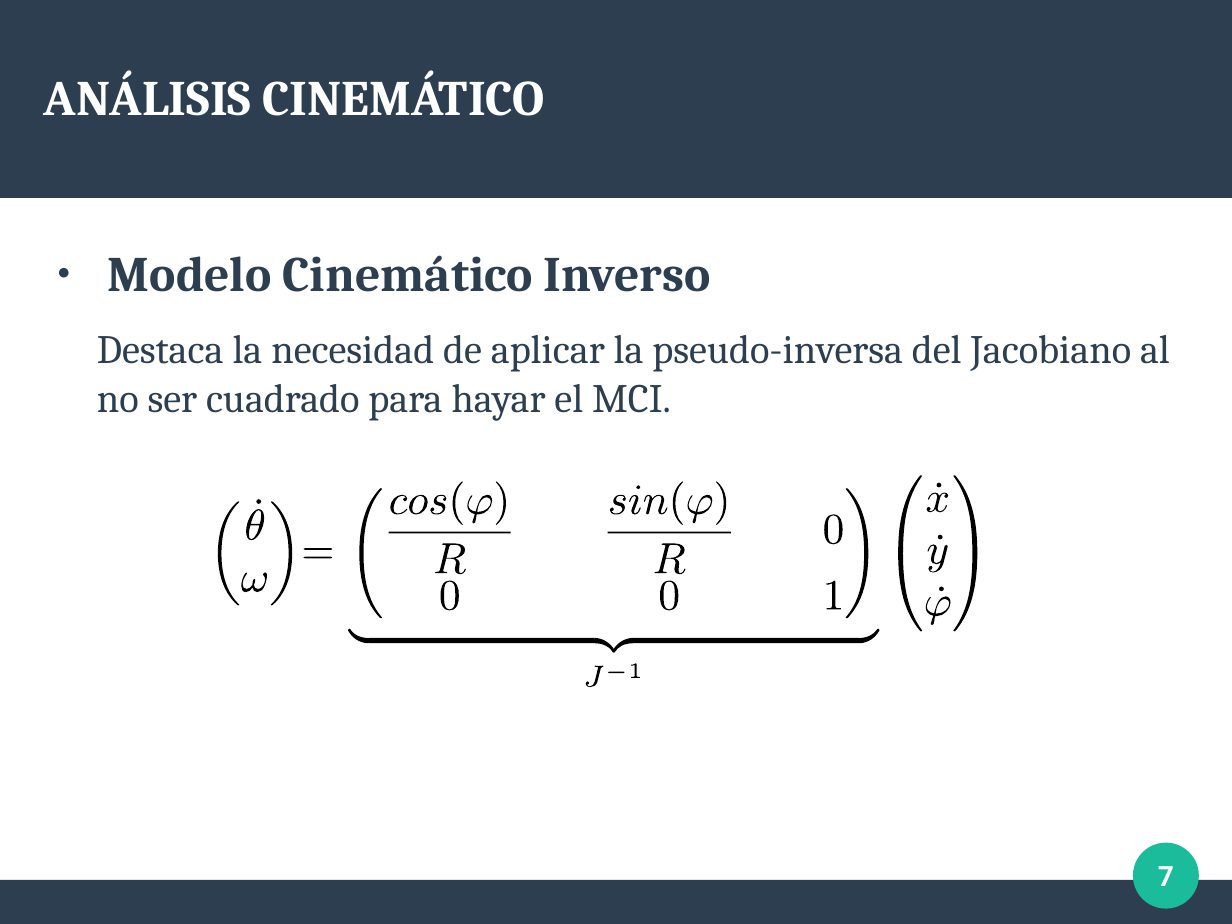
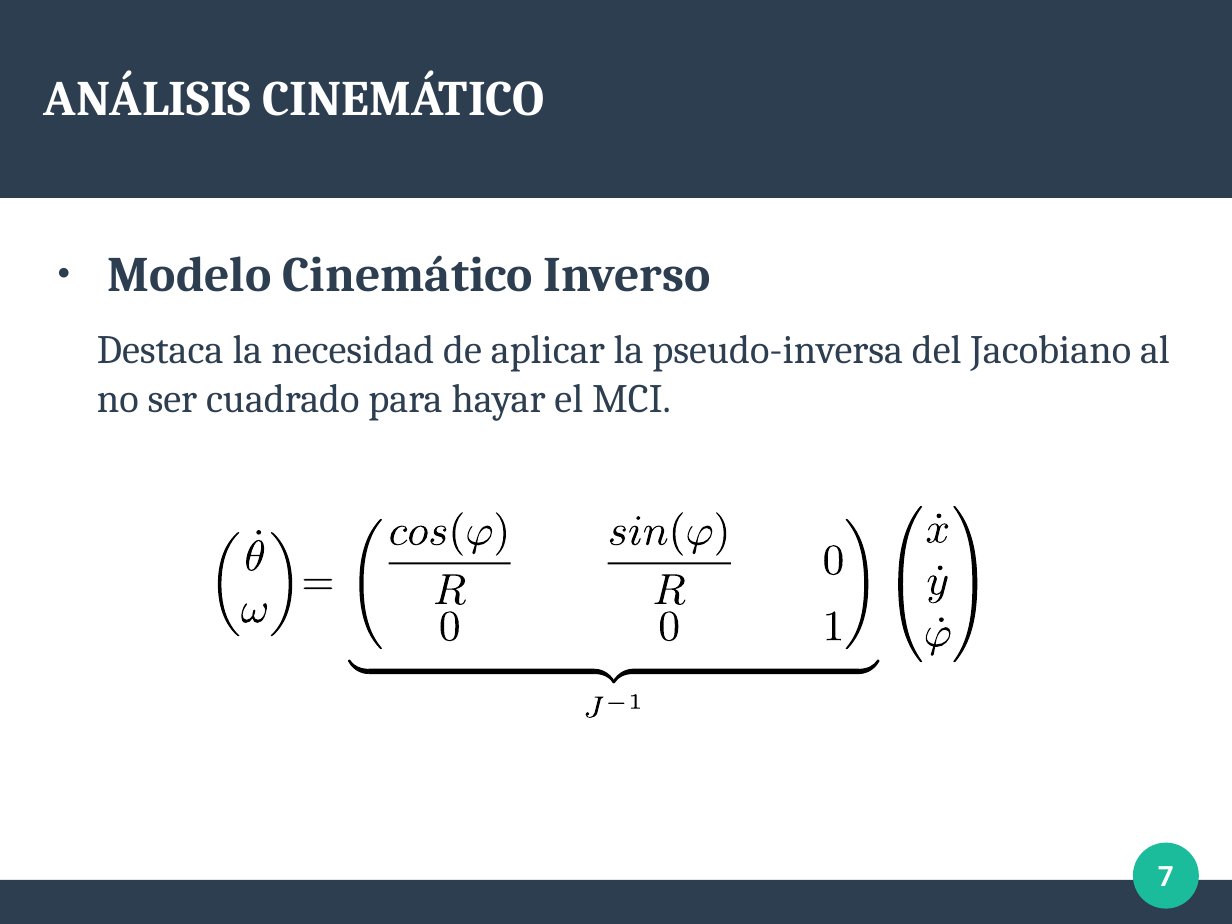
Before and after one commit to Arrivederccimamasita/Synchro_Drive_CyPR, a slide deck: slide 7 of Presentacion_defensa/defensa.odp. Drawn at 1232x924 pixels with LibreOffice and Linux fonts; fonts in the diff are those of the drawing. Boxes give left, top, right and bottom in pixels: in the first picture for what was removed or moved away, otherwise in the second. Text is boxed around its words. In the diff, an @@ line names an element or a change of style, - is before the commit and + after.

```diff
--- a/Presentacion_defensa/defensa.odp
+++ b/Presentacion_defensa/defensa.odp
@@ freeform shape: place and size @@
-freeform shape at <box>938,534,942,539</box>
+freeform shape at <box>937,513,941,518</box>
@@ 45 freeform shapes: place and size @@
-45 freeform shapes at <box>209,475,978,688</box>
+45 freeform shapes at <box>209,506,978,718</box>
@@ freeform shape: place and size @@
-freeform shape at <box>939,587,944,591</box>
+freeform shape at <box>938,566,942,570</box>
@@ freeform shape: place and size @@
-freeform shape at <box>937,483,941,487</box>
+freeform shape at <box>939,617,944,622</box>
```
Also in this commit, not shown: 7 other slides changed, 5 slides added, 1 other file.
